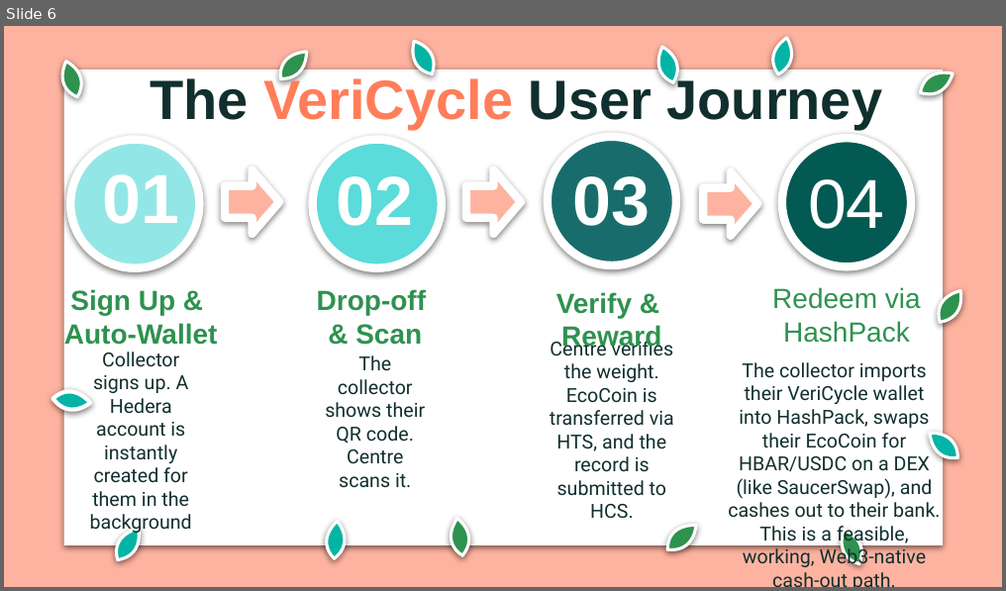
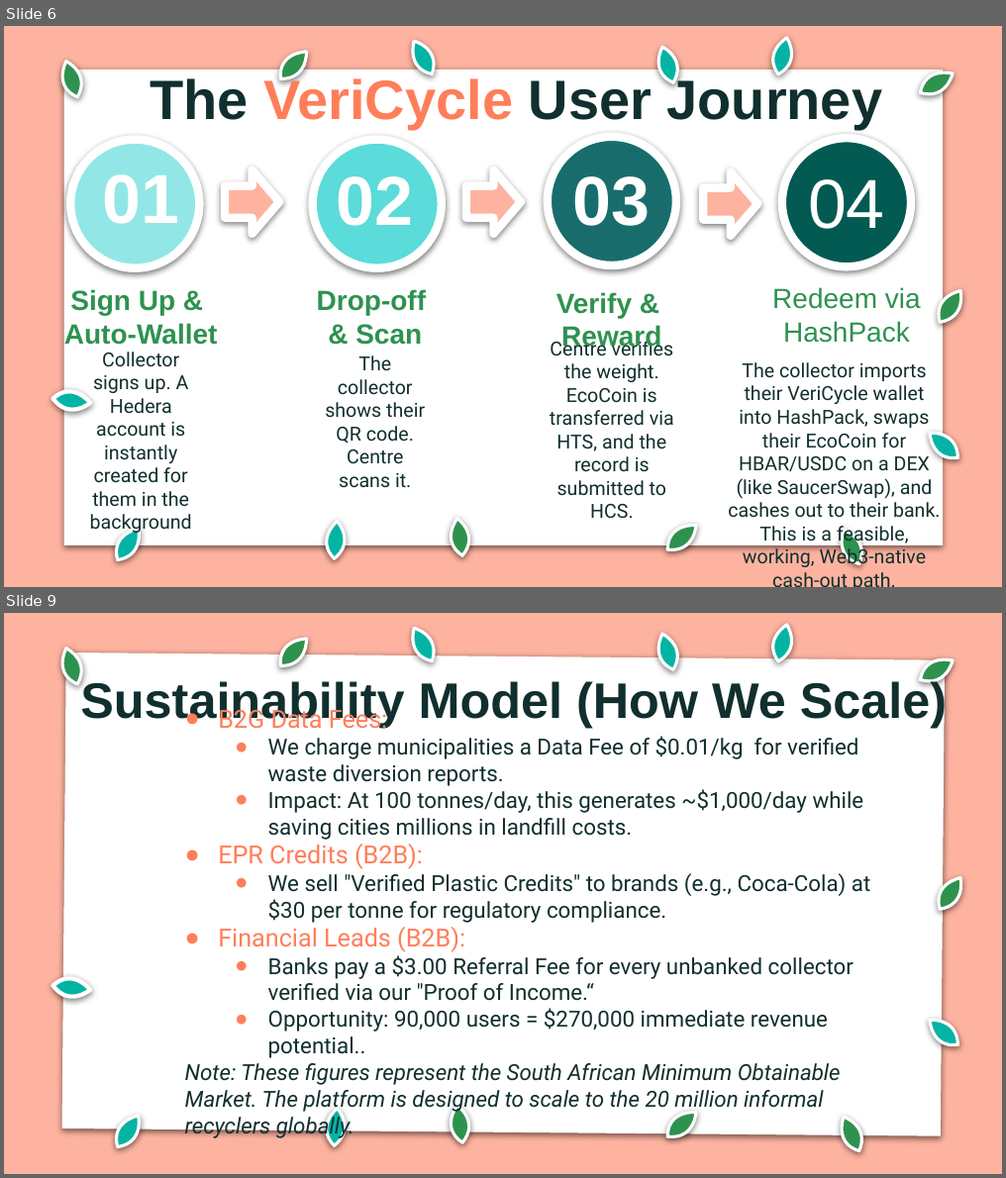
Before and after one commit to commit-to-Noma/VeriCycle, a slide deck: Vericycle Pitch Deck.pptx. Shown one above the other, each under a label of ours: slide 6 before the commit, slides 6 and 9 after it; the slides between them are not shown. The pictures are 1006x591 and 1006x1178 pixels, drawn with LibreOffice and Linux fonts; fonts in the diff are those of the drawing; background and template pictures are left out. Boxes give left, top, right and bottom in pixels: in the first picture for what was removed or moved away, otherwise in the second. Text is boxed around its words. In the diff, an @@ line names an element or a change of style, - is before the commit and + after.

```diff
--- a/Vericycle Pitch Deck.pptx
+++ b/Vericycle Pitch Deck.pptx
@@ slide 9 added at [4,613,1002,1174], background picture (left out); not listed: 14 template elements that a slide beside it also shows @@
@@ rectangle added at [61,652,944,1136], fill #FFFFFF @@
@@ title added at [80,678,946,728], 36 pt, text #102F2E, bold @@
+Sustainability Model (How We Scale)
@@ text added at [185,736,870,1113], 16 pt, text #102F2E @@
+● B2G Data Fees:
+  ● We charge municipalities a Data Fee of $0.01/kg for verified waste diversion reports.
+  ● Impact: At 100 tonnes/day, this generates ~$1,000/day while saving cities millions in landfill costs.
+● EPR Credits (B2B):
+  ● We sell "Verified Plastic Credits" to brands (e.g., Coca-Cola) at $30 per tonne for regulatory compliance.
+● Financial Leads (B2B):
+  ● Banks pay a $3.00 Referral Fee for every unbanked collector verified via our "Proof of Income.“
+  ● Opportunity: 90,000 users = $270,000 immediate revenue potential..
+Note: These figures represent the South African Minimum Obtainable Market. The platform is designed to scale to the 20 million informal recyclers globally.
```
Also in this commit, not shown: 5 slides changed, 1 other file.
